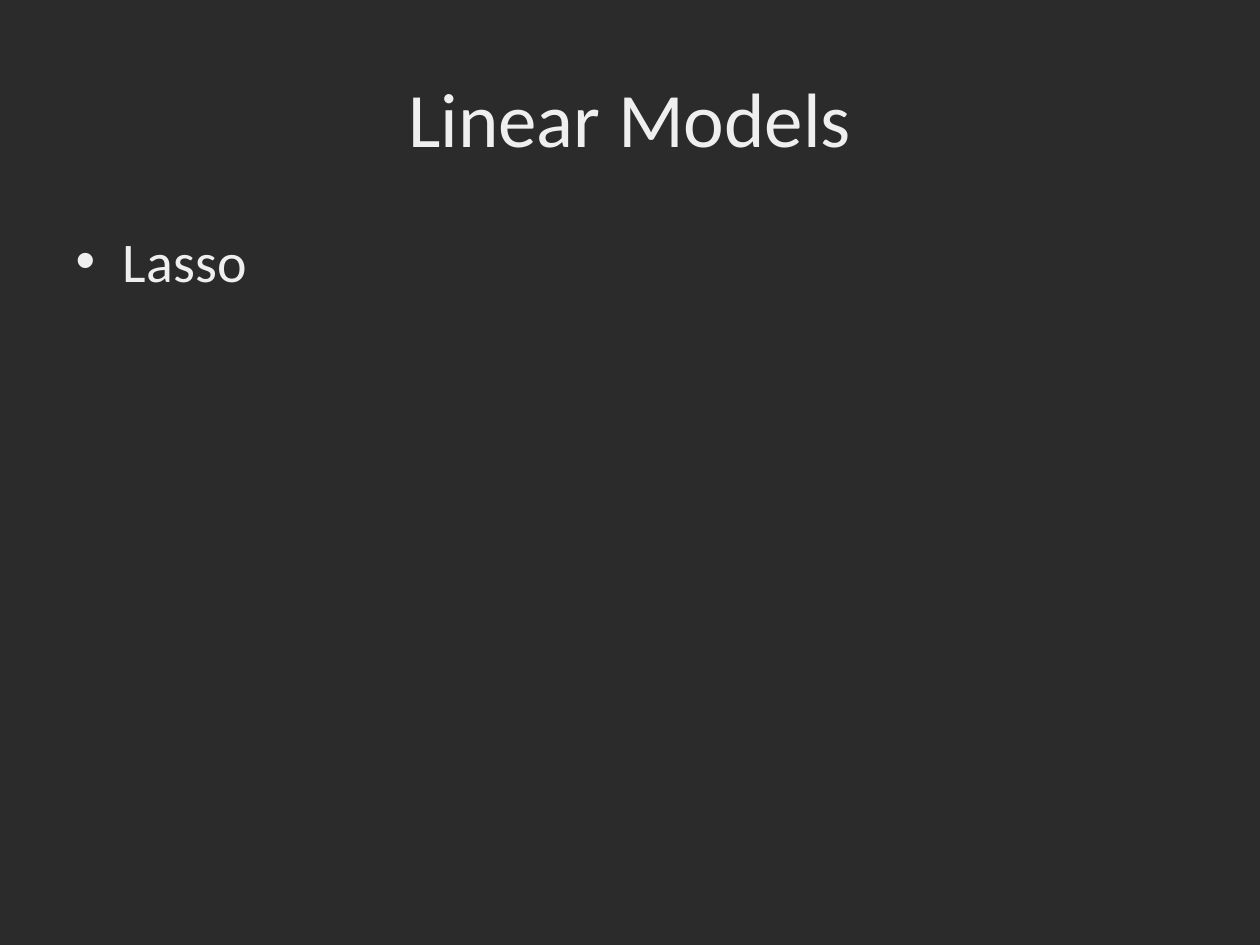
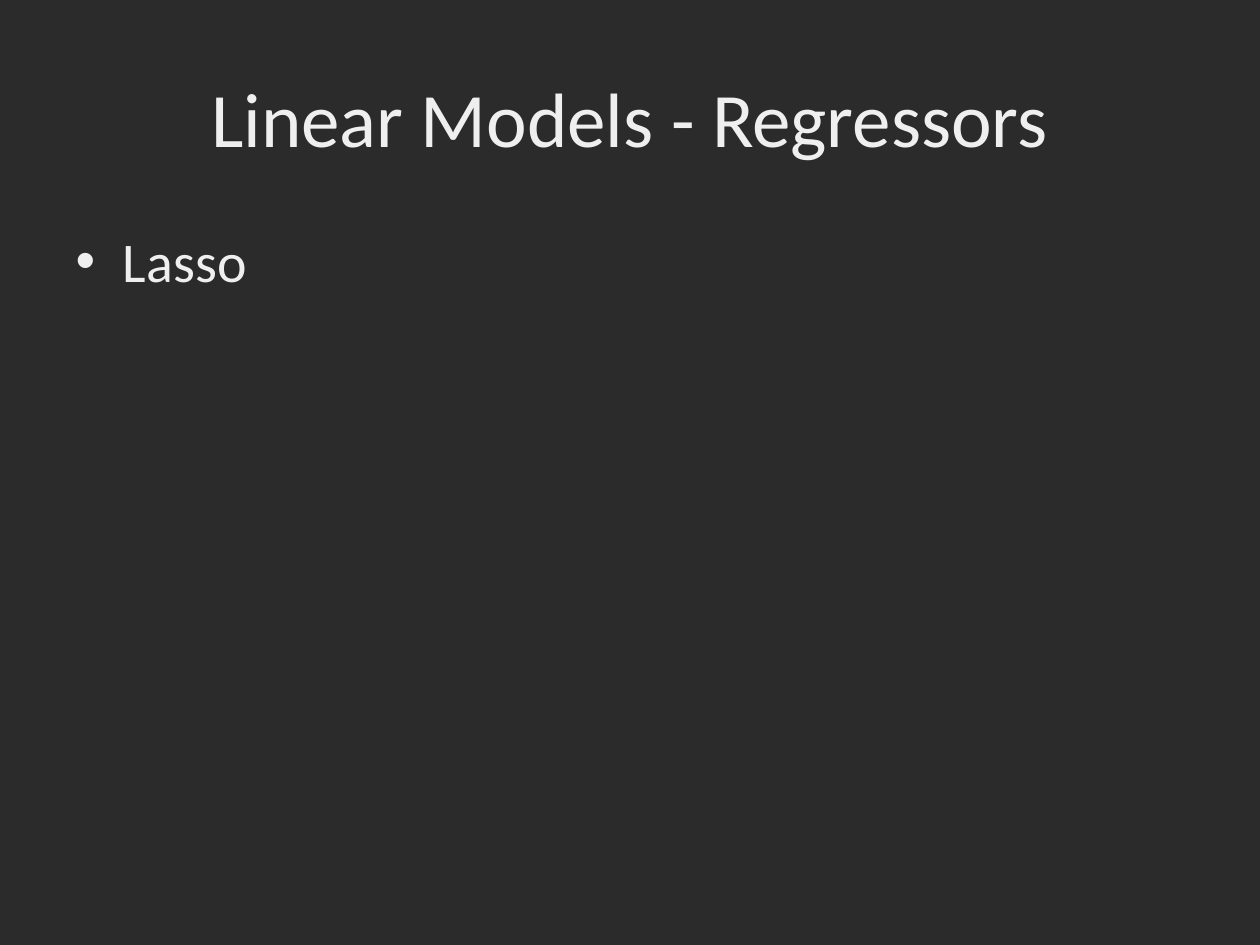
Before and after one commit to dbowmans46/PracticalProgramming, a slide deck: slide 27 of Session 7 - Python/Instructional Material/Session 7 - Python Brief Intro to Machine Learning with Scikit Learn.pptx (slide 23 before the commit). Drawn at 1260x945 pixels with LibreOffice and Linux fonts; fonts in the diff are those of the drawing; background and template pictures are left out; a plain dark background stands for a picture behind light text. Boxes give left, top, right and bottom in pixels: in the first picture for what was removed or moved away, otherwise in the second. Text is boxed around its words. In the diff, an @@ line names an element or a change of style, - is before the commit and + after.

Commit message:
Added descriptions for some model types.

```diff
--- a/Session 7 - Python/Instructional Material/Session 7 - Python Brief Intro to Machine Learning with Scikit Learn.pptx
+++ b/Session 7 - Python/Instructional Material/Session 7 - Python Brief Intro to Machine Learning with Scikit Learn.pptx
@@ title at (211,93,1048,161): text changed @@
-Linear Models
+Linear Models - Regressors
```
Also in this commit, not shown: 7 other slides changed, 5 slides added.
